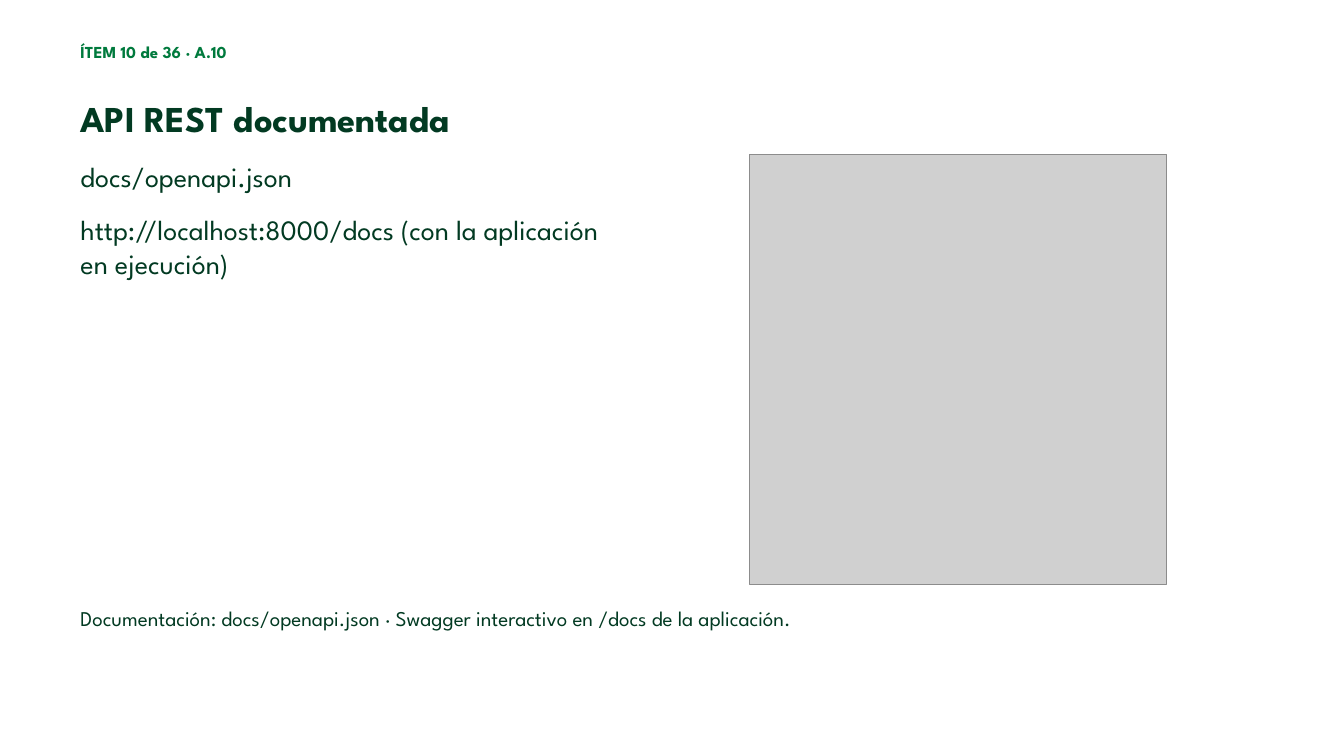
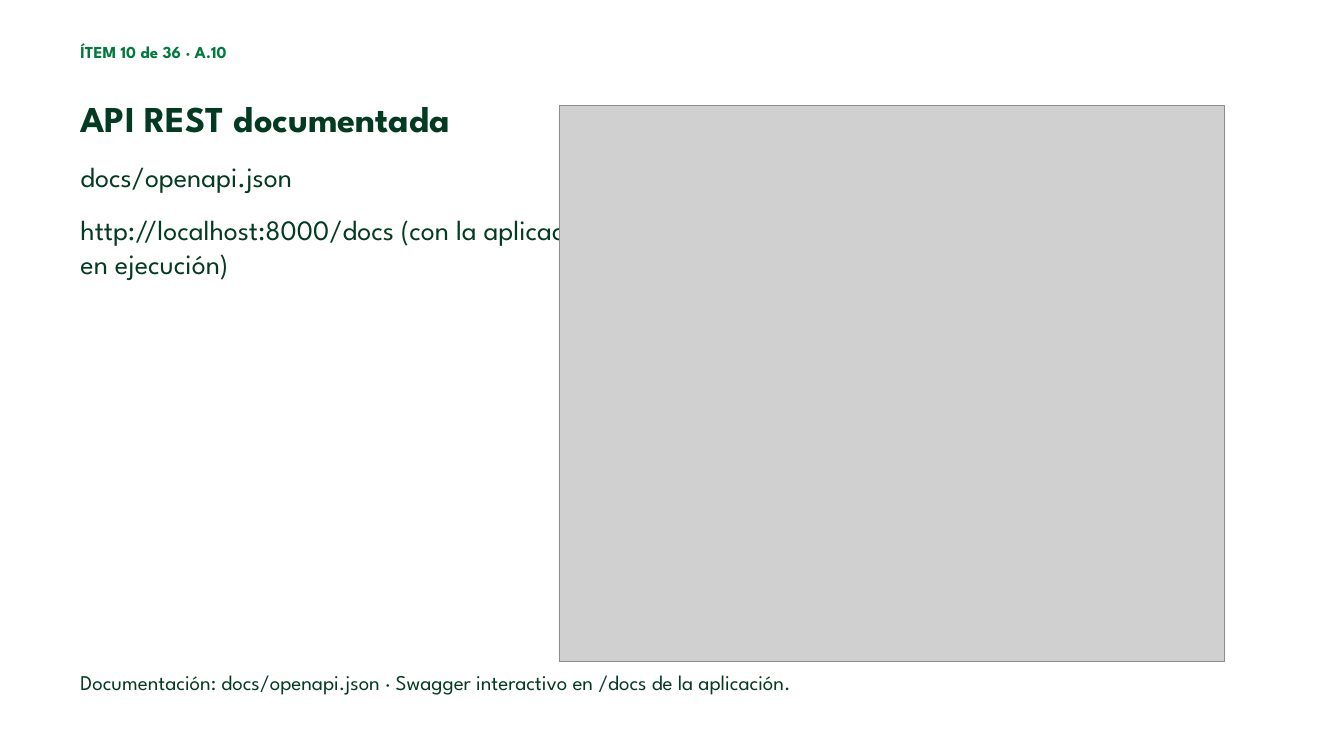
Before and after one commit to esteban-nieto/Modelacion, a slide deck: slide 13 of docs/exposicion/Exposicion_Modelacion.pptx. Drawn at 1344x756 pixels with LibreOffice and Linux fonts; fonts in the diff are those of the drawing; grey boxes stand for pictures; background and template pictures are left out. Boxes give left, top, right and bottom in pixels: in the first picture for what was removed or moved away, otherwise in the second. Text is boxed around its words. In the diff, an @@ line names an element or a change of style, - is before the commit and + after.

```diff
--- a/docs/exposicion/Exposicion_Modelacion.pptx
+++ b/docs/exposicion/Exposicion_Modelacion.pptx
@@ picture resized from (x1=749, y1=154, x2=1167, y2=585) to (x1=560, y1=106, x2=1224, y2=661) @@
@@ text "Documentación: docs/openapi.json · Swagger interactivo ..." moved from (x1=80, y1=611, x2=790, y2=631) to (x1=80, y1=675, x2=790, y2=695) @@
```
Also in this commit, not shown: 8 other slides changed, 1 other file.
